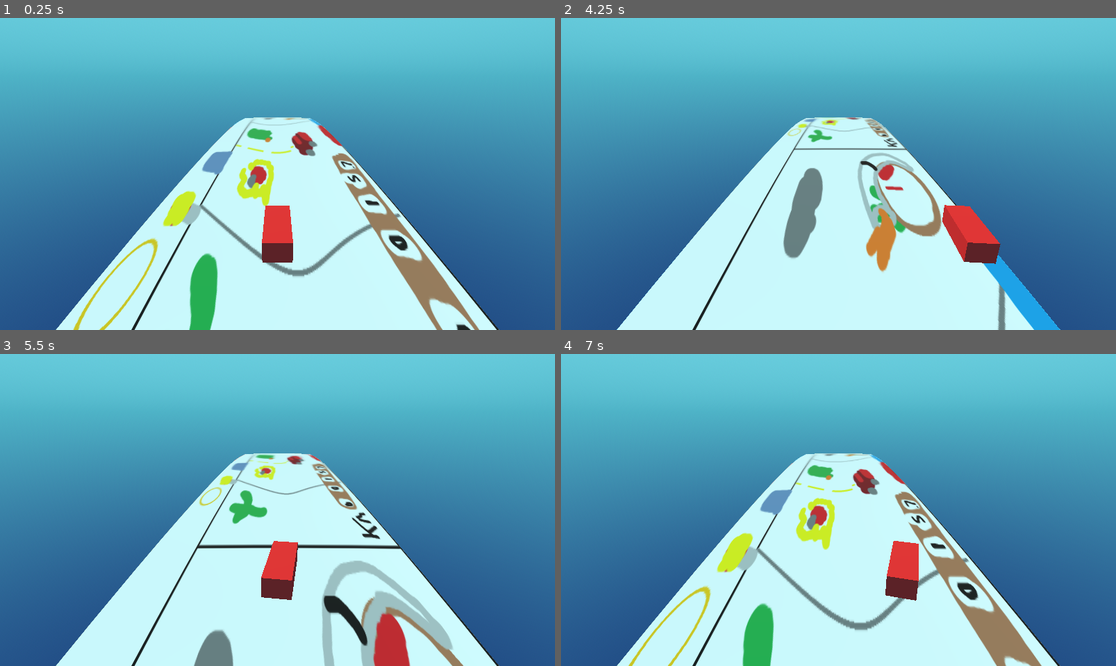
Above: before the commit, frames 1-4 (two rows, left to right).
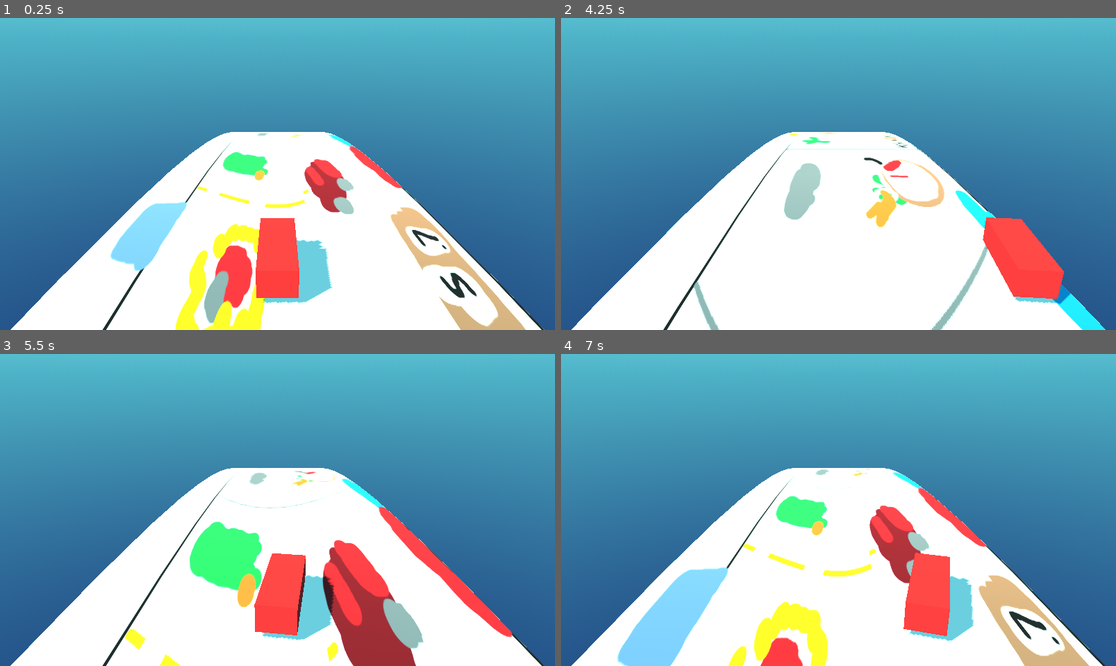
Above: after the commit, the same moments.

Repository: mpdacey/glass-half-full-jam
Game: Godot game, scene res://scenes/main_scene.tscn
Same seed, same stepped clock (60 frames per second), same inputs: the game is played once before the commit and once after it.
Inputs (mouse positions are in pixels of both pictures, inside the frame that each line leads up to):
- Up to frame 1 (0.25 s): no input
- Up to frame 2 (4.25 s): move the mouse to (960, 158) at 0.52 s; move the mouse to (727, 189) at 1.27 s; move the mouse to (894, 105) at 2.02 s; move the mouse to (810, 236) at 2.77 s; move the mouse to (1005, 220) at 3.52 s
- Up to frame 3 (5.5 s): move the mouse to (111, 463) at 4.27 s; move the mouse to (305, 510) at 5.02 s
- Up to frame 4 (7 s): move the mouse to (755, 432) at 5.77 s; move the mouse to (960, 494) at 6.52 s

The runs differ from the first frame. In frame 1, 39% of the frame differs, in the area x 1-99%, y 31-100%; in frame 2, 40%; in frame 3, 39%; in frame 4, 39%.

Commit message:
Fixed up the terrain shader code.
thx blakeccross <3
https://github.com/blakeccross/animal-crossing-world-generation/blob/main/shaders/curved_world.gdshader

Diff:
--- a/scenes/main_scene.tscn
+++ b/scenes/main_scene.tscn
@@ -1,9 +1,8 @@
-[gd_scene load_steps=10 format=3 uid="uid://kaxdymo06lyx"]
+[gd_scene load_steps=12 format=3 uid="uid://kaxdymo06lyx"]
 
 [ext_resource type="PackedScene" uid="uid://dfjmcr7rm4hc" path="res://scenes/player_vehicle.tscn" id="1_w2twt"]
 [ext_resource type="Shader" uid="uid://c4c6rp47plcwj" path="res://shader/road_shader.gdshader" id="2_pu3yx"]
 [ext_resource type="Texture2D" uid="uid://cgf82balpvyuf" path="res://concept art.png" id="2_pw63i"]
-[ext_resource type="Script" uid="uid://cscsc5nnfu2sa" path="res://scripts/road_movement_controller.gd" id="3_7ykc4"]
 
 [sub_resource type="ProceduralSkyMaterial" id="ProceduralSkyMaterial_und3l"]
 sky_top_color = Color(0.42240003, 0.8189867, 0.88, 1)
@@ -21,7 +20,7 @@
 sky = SubResource("Sky_w2twt")
 
 [sub_resource type="PlaneMesh" id="PlaneMesh_pu3yx"]
-size = Vector2(100, 20)
+size = Vector2(200, 20)
 subdivide_width = 20
 subdivide_depth = 4
 
@@ -36,37 +35,81 @@
 shader_parameter/metallic_texture_channel = Vector4(1, 0, 0, 0)
 shader_parameter/specular = 0.5
 shader_parameter/metallic = 0.0
-shader_parameter/uv1_scale = Vector3(1, 1, 1)
+shader_parameter/uv1_scale = Vector3(2, 1, 1)
 shader_parameter/uv1_offset = Vector3(0, 0, 0)
 shader_parameter/uv2_scale = Vector3(1, 1, 1)
 shader_parameter/uv2_offset = Vector3(0, 0, 0)
-shader_parameter/CURVATURE = 2.5
-shader_parameter/CURVATURE_DISTANCE = 35.0
+shader_parameter/curve_amount = -0.1
+
+[sub_resource type="Animation" id="Animation_pu3yx"]
+resource_name = "temp"
+length = 5.0
+loop_mode = 1
+tracks/0/type = "value"
+tracks/0/imported = false
+tracks/0/enabled = true
+tracks/0/path = NodePath("../../Road:position")
+tracks/0/interp = 1
+tracks/0/loop_wrap = true
+tracks/0/keys = {
+"times": PackedFloat32Array(0, 5),
+"transitions": PackedFloat32Array(1, 1),
+"update": 0,
+"values": [Vector3(0, 0, 0), Vector3(-100, 0, 0)]
+}
+
+[sub_resource type="Animation" id="Animation_gubc5"]
+length = 0.001
+tracks/0/type = "value"
+tracks/0/imported = false
+tracks/0/enabled = true
+tracks/0/path = NodePath("../../Road:position")
+tracks/0/interp = 1
+tracks/0/loop_wrap = true
+tracks/0/keys = {
+"times": PackedFloat32Array(0),
+"transitions": PackedFloat32Array(1),
+"update": 0,
+"values": [Vector3(0, 0, 0)]
+}
+
+[sub_resource type="AnimationLibrary" id="AnimationLibrary_gubc5"]
+_data = {
+&"RESET": SubResource("Animation_gubc5"),
+&"temp": SubResource("Animation_pu3yx")
+}
 
 [node name="MainScene" type="Node3D"]
 
-[node name="Camera3D" type="Camera3D" parent="."]
-transform = Transform3D(-4.371139e-08, 0.34202012, -0.9396926, 0, 0.9396926, 0.34202012, 1, 1.4950174e-08, -4.1075268e-08, -15, 10, 0)
-fov = 60.0
-
 [node name="DirectionalLight3D" type="DirectionalLight3D" parent="."]
-transform = Transform3D(-0.46174872, -0.5448775, 0.6999261, 0, 0.7890841, 0.6142852, -0.88701075, 0.2836454, -0.36435857, 0, 0, 0)
+transform = Transform3D(-0.76828355, 0.39320987, -0.5051003, 0, 0.7890841, 0.6142852, 0.64010966, 0.4719452, -0.60624033, 12, 9, -6)
 light_color = Color(0.97, 0.8406667, 0.7275, 1)
+shadow_enabled = true
 sky_mode = 1
 
 [node name="WorldEnvironment" type="WorldEnvironment" parent="."]
 environment = SubResource("Environment_pw63i")
 
-[node name="PlayerVehicle" parent="." instance=ExtResource("1_w2twt")]
-
 [node name="Road" type="Node3D" parent="."]
 
 [node name="RoadSegment1" type="MeshInstance3D" parent="Road"]
-transform = Transform3D(1, 0, 0, 0, 1, 0, 0, 0, 1, 37, 0, 0)
+transform = Transform3D(1, 0, 0, 0, 1, 0, 0, 0, 1, 86, 0, 0)
 mesh = SubResource("PlaneMesh_pu3yx")
 skeleton = NodePath("../..")
 surface_material_override/0 = SubResource("ShaderMaterial_gubc5")
 
-[node name="RoadMovementController" type="Node" parent="Road"]
-script = ExtResource("3_7ykc4")
-road_segment_material = SubResource("ShaderMaterial_gubc5")
+[node name="AnimationPlayer" type="AnimationPlayer" parent="Road"]
+root_node = NodePath("../../Player/Camera3D")
+libraries = {
+&"": SubResource("AnimationLibrary_gubc5")
+}
+autoplay = "temp"
+speed_scale = 3.0
+
+[node name="Player" type="Node3D" parent="."]
+
+[node name="PlayerVehicle" parent="Player" instance=ExtResource("1_w2twt")]
+
+[node name="Camera3D" type="Camera3D" parent="Player"]
+transform = Transform3D(-4.371139e-08, 0.34202015, -0.9396927, 0, 0.9396927, 0.34202015, 1, 1.4950176e-08, -4.107527e-08, -15, 10, 0)
+fov = 45.0
--- a/shader/road_shader.gdshader
+++ b/shader/road_shader.gdshader
@@ -1,7 +1,7 @@
 // NOTE: Shader automatically converted from Godot Engine 4.5.stable's StandardMaterial3D.
 
 shader_type spatial;
-render_mode blend_mix, depth_draw_opaque, cull_back, diffuse_burley, specular_schlick_ggx;
+render_mode skip_vertex_transform, blend_mix, depth_draw_opaque, cull_back, diffuse_burley, specular_schlick_ggx;
 
 uniform vec4 albedo : source_color;
 uniform sampler2D texture_albedo : source_color, filter_linear_mipmap, repeat_enable;
@@ -21,15 +21,20 @@
 uniform vec3 uv2_scale;
 uniform vec3 uv2_offset;
 
-uniform float CURVATURE = 2;
-uniform float CURVATURE_DISTANCE = 25.0;
+uniform float curve_amount = -0.1;
 
-void vertex() {
+float remap(float value, float i_min, float i_max, float o_min, float o_max) {
+    return o_min + ((value - i_min) / (i_max - i_min) * (o_max - o_min));
+}
+
+void vertex(){
 	UV = UV * uv1_scale.xy + uv1_offset.xy;
 
-	NORMAL = (MODELVIEW_MATRIX * vec4(NORMAL, 0.0)).xyz;
-	float dist = length(MAIN_CAM_INV_VIEW_MATRIX[3].xyz - VERTEX) / CURVATURE_DISTANCE;
-	VERTEX.y -= pow(dist, CURVATURE);
+	// Vertex code pinched from blakeccross curved world shader
+	// https://github.com/blakeccross/animal-crossing-world-generation/blob/main/shaders/curved_world.gdshader
+	VERTEX = (MODELVIEW_MATRIX * vec4(VERTEX, 1.0)).xyz;
+	float sq_distance = VERTEX.z * VERTEX.z;
+	VERTEX.y += remap(curve_amount,-1.0,1.0,-0.015,0.015) * sq_distance;
 }
 
 void fragment() {
